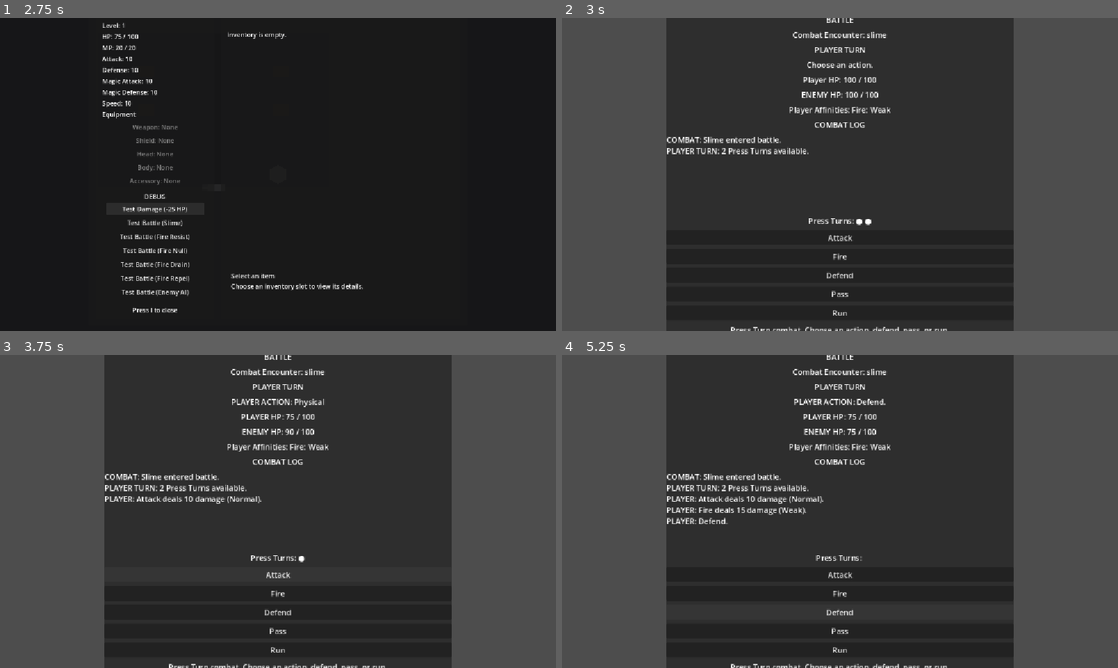
Above: before the commit, frames 1-4 (two rows, left to right).
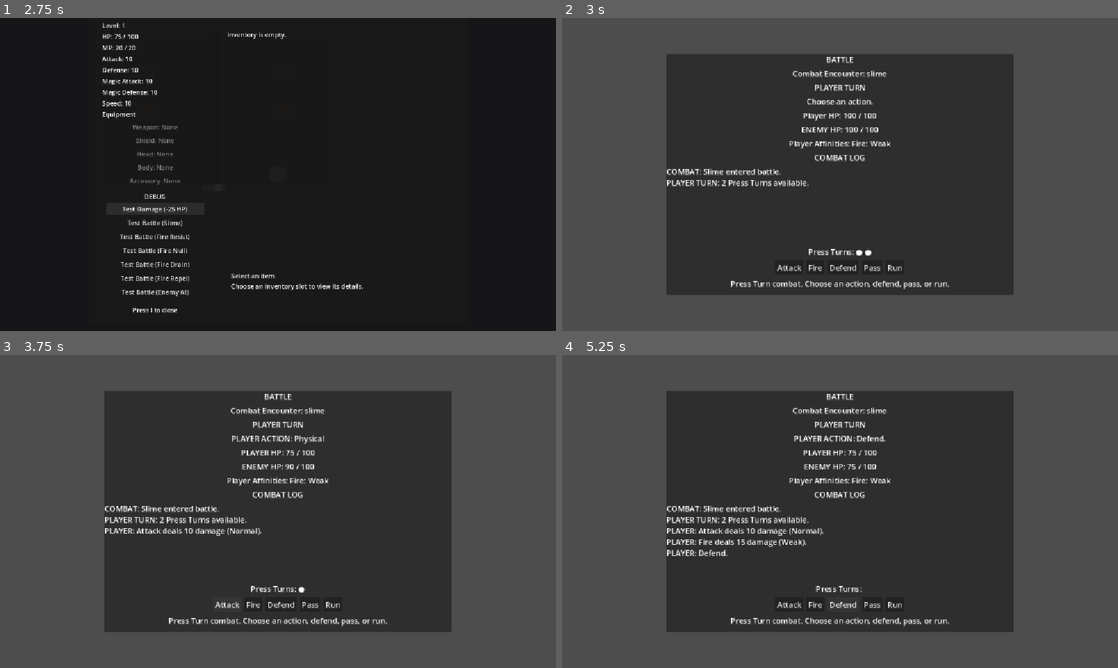
Above: after the commit, the same moments.

Repository: salexume94-pixel/Scripts
Game: Godot game, scene res://scenes/World.tscn
Same seed, same stepped clock (60 frames per second), same inputs: the game is played once before the commit and once after it.
Inputs:
- Up to frame 1 (2.75 s): tap Enter at 0.5 s; hold Right (ui_right) 0.53-1.28 s; tap E at 0.6 s; hold Down (ui_down) 1.28-2 s; tap I at 1.35 s; click "Test Damage (-25 HP)" at 2 s
- Up to frame 2 (3 s): click "Test Battle (Slime)" at 2.75 s
- Up to frame 3 (3.75 s): click "Attack" at 3.5 s
- Up to frame 4 (5.25 s): click "Fire" at 4.25 s; click "Defend" at 5 s

Frame 1 is identical in both runs. In frame 2, 18% of the frame differs, in the area x 18-82%, y 0-100%; in frame 3, 19%; in frame 4, 20%.

Commit message:
Center and compact Battle action layout

Diff:
--- a/scenes/Battle.tscn
+++ b/scenes/Battle.tscn
@@ -20,12 +20,12 @@
 grow_vertical = 2
 
 [node name="Panel" type="PanelContainer" parent="CenterContainer"]
-custom_minimum_size = Vector2(720, 540)
+custom_minimum_size = Vector2(720, 500)
 layout_mode = 2
 
 [node name="VBoxContainer" type="VBoxContainer" parent="CenterContainer/Panel"]
 layout_mode = 2
-theme_override_constants/separation = 8
+theme_override_constants/separation = 6
 
 [node name="TitleLabel" type="Label" parent="CenterContainer/Panel/VBoxContainer"]
 layout_mode = 2
@@ -63,46 +63,47 @@
 custom_minimum_size = Vector2(0, 160)
 layout_mode = 2
 scroll_active = true
+scroll_following = true
 fit_content = false
 [node name="PressTurnLabel" type="Label" parent="CenterContainer/Panel/VBoxContainer"]
 layout_mode = 2
 text = "Press Turns: ● ● ● ●"
 horizontal_alignment = 1
-[node name="AttackButton" type="Button" parent="CenterContainer/Panel/VBoxContainer"]
+[node name="ActionButtons" type="HBoxContainer" parent="CenterContainer/Panel/VBoxContainer"]
+layout_mode = 2
+alignment = 1
+theme_override_constants/separation = 6
+[node name="AttackButton" type="Button" parent="CenterContainer/Panel/VBoxContainer/ActionButtons"]
 layout_mode = 2
 text = "Attack"
-[connection signal="pressed" from="CenterContainer/Panel/VBoxContainer/AttackButton" to="." method="_on_attack_pressed"]
-[node name="FireButton" type="Button" parent="CenterContainer/Panel/VBoxContainer"]
+[node name="FireButton" type="Button" parent="CenterContainer/Panel/VBoxContainer/ActionButtons"]
 layout_mode = 2
 text = "Fire"
-[connection signal="pressed" from="CenterContainer/Panel/VBoxContainer/FireButton" to="." method="_on_fire_pressed"]
-[node name="CriticalTestButton" type="Button" parent="CenterContainer/Panel/VBoxContainer"]
+[node name="CriticalTestButton" type="Button" parent="CenterContainer/Panel/VBoxContainer/ActionButtons"]
 layout_mode = 2
 text = "Critical Test"
 visible = false
-[connection signal="pressed" from="CenterContainer/Panel/VBoxContainer/CriticalTestButton" to="." method="_on_critical_test_pressed"]
-[node name="MissTestButton" type="Button" parent="CenterContainer/Panel/VBoxContainer"]
+[node name="MissTestButton" type="Button" parent="CenterContainer/Panel/VBoxContainer/ActionButtons"]
 layout_mode = 2
 text = "Miss Test"
 visible = false
-[connection signal="pressed" from="CenterContainer/Panel/VBoxContainer/MissTestButton" to="." method="_on_miss_test_pressed"]
-[node name="DefendButton" type="Button" parent="CenterContainer/Panel/VBoxContainer"]
+[node name="DefendButton" type="Button" parent="CenterContainer/Panel/VBoxContainer/ActionButtons"]
 layout_mode = 2
 text = "Defend"
-[connection signal="pressed" from="CenterContainer/Panel/VBoxContainer/DefendButton" to="." method="_on_defend_pressed"]
-[node name="PassButton" type="Button" parent="CenterContainer/Panel/VBoxContainer"]
+[node name="PassButton" type="Button" parent="CenterContainer/Panel/VBoxContainer/ActionButtons"]
 layout_mode = 2
 text = "Pass"
-[connection signal="pressed" from="CenterContainer/Panel/VBoxContainer/PassButton" to="." method="_on_pass_pressed"]
-[node name="RunButton" type="Button" parent="CenterContainer/Panel/VBoxContainer"]
+[node name="RunButton" type="Button" parent="CenterContainer/Panel/VBoxContainer/ActionButtons"]
 layout_mode = 2
 text = "Run"
-[connection signal="pressed" from="CenterContainer/Panel/VBoxContainer/RunButton" to="." method="_on_run_pressed"]
-[node name="VictoryButton" type="Button" parent="CenterContainer/Panel/VBoxContainer"]
-layout_mode = 2
-text = "Return to World"
-visible = false
-[connection signal="pressed" from="CenterContainer/Panel/VBoxContainer/VictoryButton" to="." method="_on_victory_pressed"]
+[connection signal="pressed" from="CenterContainer/Panel/VBoxContainer/ActionButtons/AttackButton" to="." method="_on_attack_pressed"]
+[connection signal="pressed" from="CenterContainer/Panel/VBoxContainer/ActionButtons/FireButton" to="." method="_on_fire_pressed"]
+[connection signal="pressed" from="CenterContainer/Panel/VBoxContainer/ActionButtons/CriticalTestButton" to="." method="_on_critical_test_pressed"]
+[connection signal="pressed" from="CenterContainer/Panel/VBoxContainer/ActionButtons/MissTestButton" to="." method="_on_miss_test_pressed"]
+[connection signal="pressed" from="CenterContainer/Panel/VBoxContainer/ActionButtons/DefendButton" to="." method="_on_defend_pressed"]
+[connection signal="pressed" from="CenterContainer/Panel/VBoxContainer/ActionButtons/PassButton" to="." method="_on_pass_pressed"]
+[connection signal="pressed" from="CenterContainer/Panel/VBoxContainer/ActionButtons/RunButton" to="." method="_on_run_pressed"]
+
 [node name="DescriptionLabel" type="Label" parent="CenterContainer/Panel/VBoxContainer"]
 layout_mode = 2
 text = "Press Turn combat. Choose an action, defend, pass, or run."
